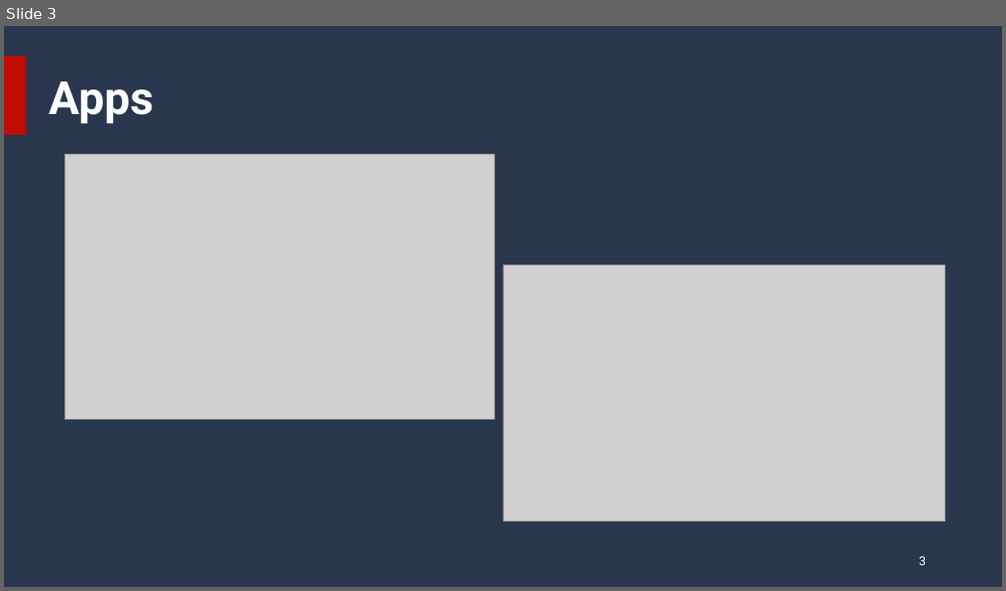
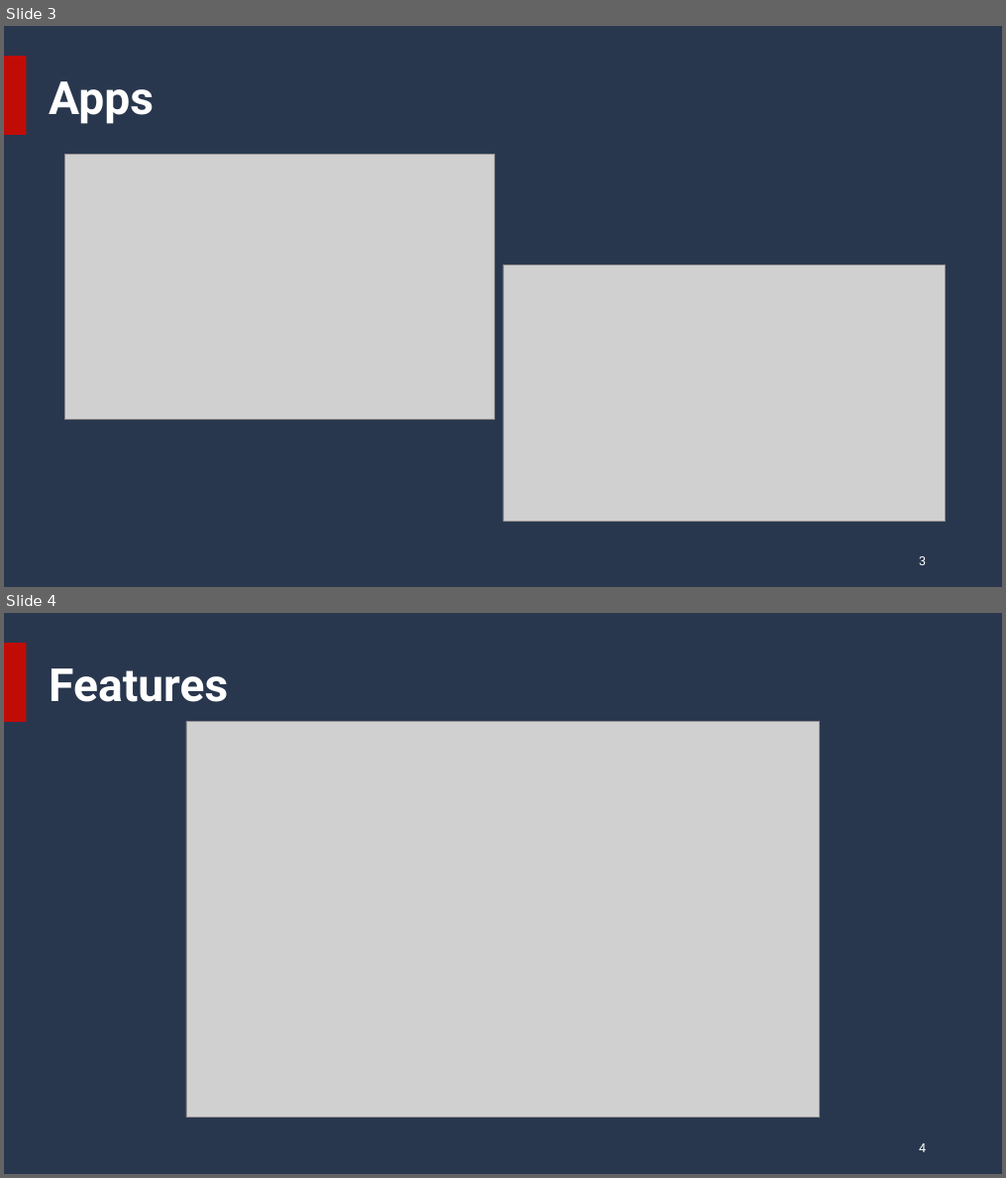
Before and after one commit to Xpitfire/cryptoknight, a slide deck: doc/CryptoKnight.pptx. Shown one above the other, each under a label of ours: slide 3 before the commit, slides 3 and 4 after it. The pictures are 1006x591 and 1006x1178 pixels, drawn with LibreOffice and Linux fonts; fonts in the diff are those of the drawing; grey boxes stand for pictures. Boxes give left, top, right and bottom in pixels: in the first picture for what was removed or moved away, otherwise in the second. Text is boxed around its words. In the diff, an @@ line names an element or a change of style, - is before the commit and + after.

```diff
--- a/doc/CryptoKnight.pptx
+++ b/doc/CryptoKnight.pptx
@@ slide 4 added at <box>4,613,1002,1174</box>, background #29374E @@
@@ rectangle added at <box>4,643,26,722</box>, fill #C10C06 @@
@@ title added at <box>49,668,228,702</box>, 44 pt, text #FFFFFF, bold @@
+Features
@@ picture added at <box>186,722,819,1118</box> @@
@@ page number added at <box>919,1144,926,1153</box>, 12 pt, text #FFFFFF @@
+4
```
Also in this commit, not shown: 6 other files.
